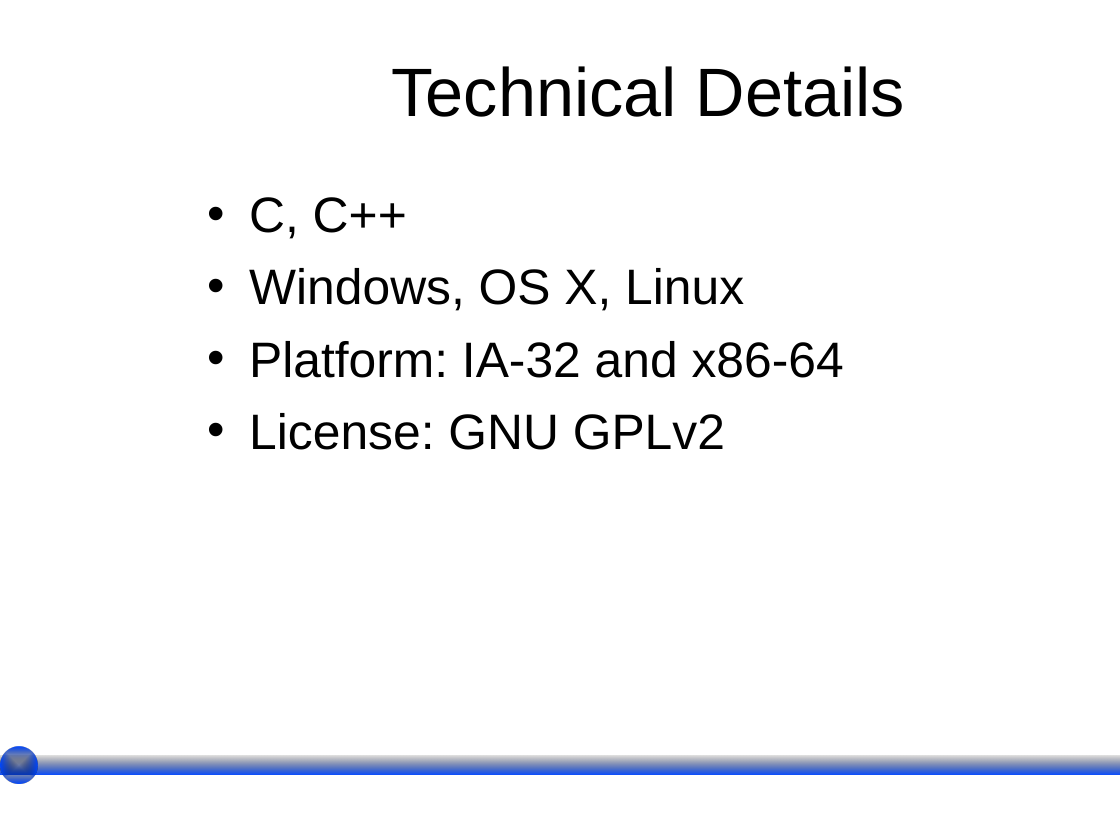
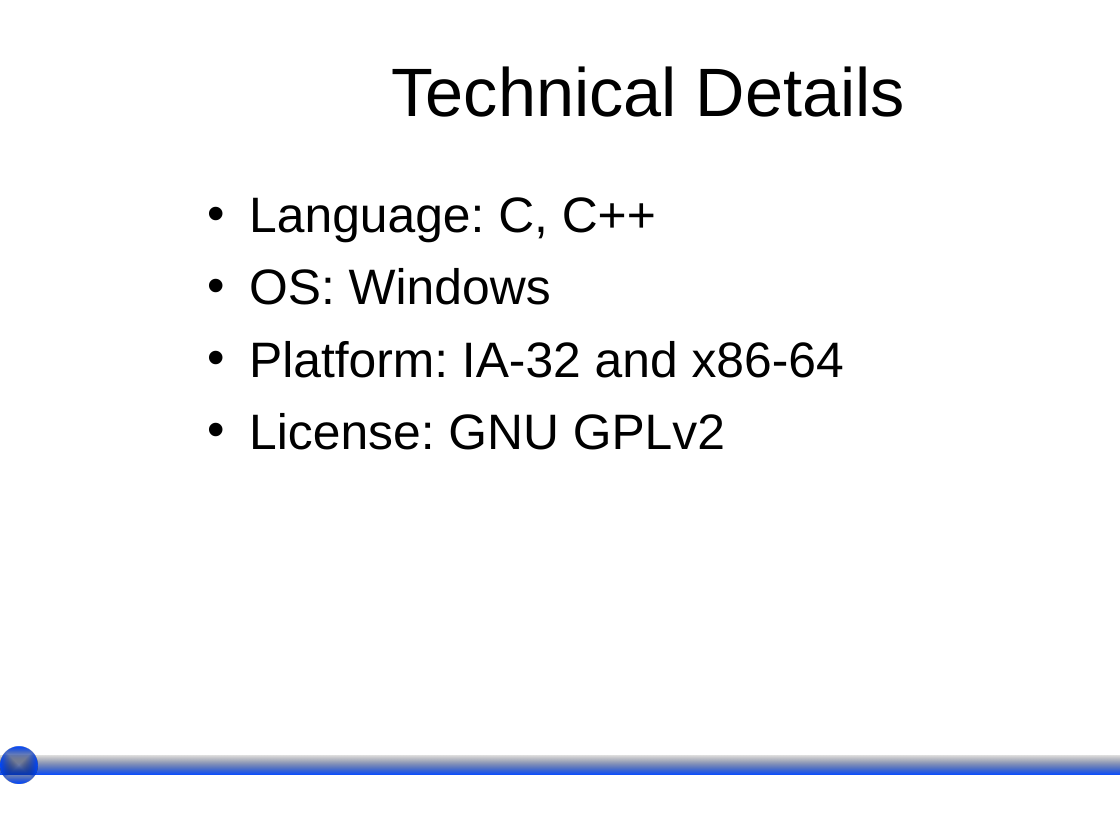
Before and after one commit to wesreisz/cis411-lightningTalks, a slide deck: slide 5 of KhaLe_LightningTalk.ppt. Drawn at 1120x840 pixels with LibreOffice and Linux fonts; fonts in the diff are those of the drawing; background and template pictures are left out. Boxes give left, top, right and bottom in pixels: in the first picture for what was removed or moved away, otherwise in the second. Text is boxed around its words. In the diff, an @@ line names an element or a change of style, - is before the commit and + after.

```diff
--- a/KhaLe_LightningTalk.ppt
+++ b/KhaLe_LightningTalk.ppt
@@ text at [249,197,656,305]: text changed @@
-• C, C++
-• Windows, OS X, Linux
+• Language: C, C++
+• OS: Windows
```
Also in this commit, not shown: 6 other slides changed, 1 slide added, 1 slide removed.
